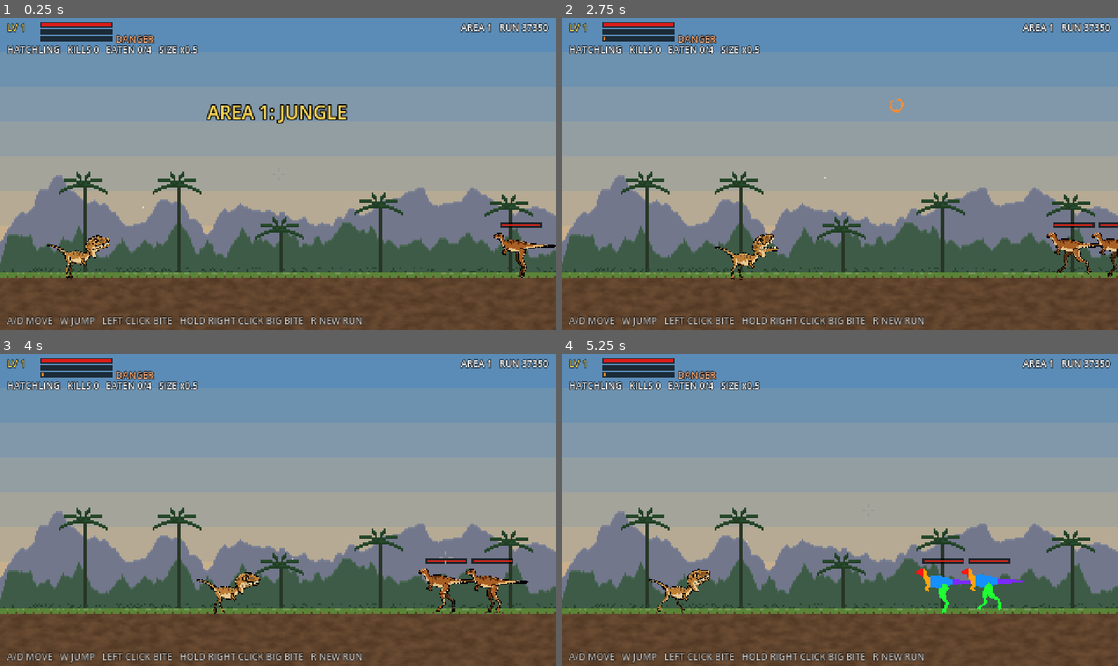
Above: before the commit, frames 1-4 (two rows, left to right).
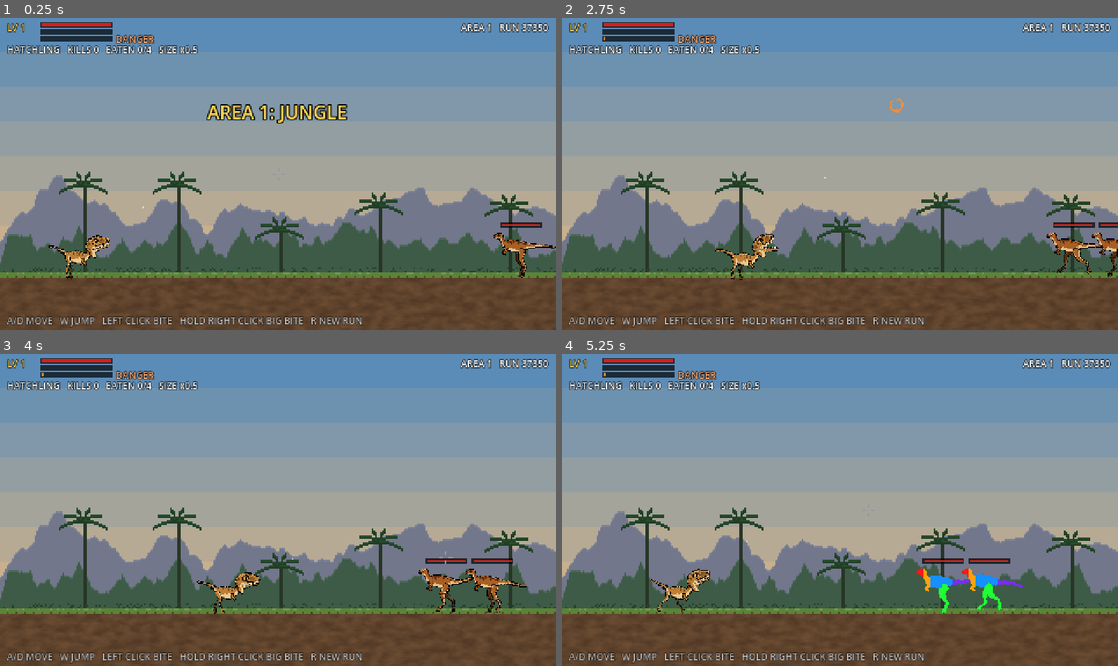
Above: after the commit, the same moments.

Repository: eflare17/Smashed-tv
Game: Godot game, scene res://main.tscn
Two runs of this game, one before a commit and one after it. Both use one fixed random seed, a clock stepped at 60 frames per second and the inputs below.
Inputs (mouse positions are in pixels of both pictures, inside the frame that each line leads up to):
- Up to frame 1 (0.25 s): no input
- Up to frame 2 (2.75 s): move the mouse to (962, 158) at 0.52 s; hold D (right) 0.53-1.25 s; hold Right mouse button (big) 0.53-1.25 s; tap W (jump) at 0.77, 1.07, 2.1 s; click (962, 158) at 0.8 s; drag from (728, 189) to (812, 236) at 1.27 s; tap Enter at 2 s; move the mouse to (895, 105) at 2.02 s; hold D (right) from 2.03 s (still down); hold Right mouse button (big) from 2.03 s (still down)
- Up to frame 3 (4 s): release D (right) at 2.75 s; release Right mouse button (big) at 2.75 s; drag from (250, 572) to (111, 463) at 2.77 s; move the mouse to (444, 556) at 3.52 s; hold A (left) from 3.53 s (still down); click (444, 556) at 3.6 s; tap W (jump) at 3.77, 3.8 s
- Up to frame 4 (5.25 s): tap W (jump) at 4.07 s; tap F3 (zones) at 4.15 s; release A (left) at 4.25 s; drag from (673, 463) to (756, 432) at 4.27 s; move the mouse to (867, 510) at 5.02 s; hold A (left) from 5.03 s (still down); tap 2 (pick2) at 5.1 s

The runs differ from the first frame. In frame 1, less than 0.1% of the frame differs, in the area x 8-100%, y 72-76%; in frame 2, less than 0.1%; in frame 3, 0.1%, in the area x 35-95%, y 71-76%; in frame 4, less than 0.1%.

Commit message:
Dino: bendy wagging tails on every creature, no new art
scripts/tail.gd cuts the body's TAIL zone into up to four chained pieces (by distance along the tail, so curled
tails cut across); Dino.wag swings them in a wave, slow standing, quicker moving. Each piece tucks a copy of
the joint under itself so bending leaves no gap. Bites tear the pieces; biting through a joint drops the rest.
Three new checks in test_bite.gd.

Co-Authored-By: Claude Opus 5.5 <noreply@anthropic.com>

Diff:
--- a/dino/scripts/dino.gd
+++ b/dino/scripts/dino.gd
@@ -5,6 +5,7 @@
 ## brains; the scene root steps them (step) so hit-stop can freeze everything at once.
 
 const DinoArt := preload("dino_art.gd")
+const Tail := preload("tail.gd")
 
 const GRAVITY := 520.0
 ## Legs bitten away slow a creature down to this fraction of its speed; under CRIPPLED_UNDER of its legs it can't
@@ -22,6 +23,10 @@
 var jaw: PixelPart
 ## Wings (flyers), flapped by their owner.
 var wings: Array[PixelPart] = []
+## The tail's pieces, base first (Tail.split), each hanging on the one before.
+var tails: Array[PixelPart] = []
+## The wag's clock: it runs faster on the move.
+var tail_t := 0.0
 ## [part, swing phase offset]
 var legs: Array = []
 var facing := 1.0
@@ -45,6 +50,7 @@
 var _named := {}
 
 func build(art: Dictionary) -> void:
+	art = Tail.split(art)
 	add_child(rig)
 	height = art.height
 	# imported sprites keep their own pixel size and the rig is scaled to the game's
@@ -76,6 +82,11 @@
 			wings.append(part)
 		if p.has("leg"):
 			legs.append([part, p.leg])
+		if p.has("tail"):
+			tails.append(part)
+			part.set_meta("tail", p.tail)
+			# under the piece in front (it copies a little of it, to fill the joint when it bends)
+			part.show_behind_parent = true
 		if p.has("jaw_k"):
 			jaw_k = p.jaw_k
 		if p.has("tip"):
@@ -112,6 +123,7 @@
 	parts.clear()
 	legs.clear()
 	wings.clear()
+	tails.clear()
 	_named.clear()
 	body = null
 	head = null
@@ -149,8 +161,18 @@
 		var swing := 0.55 - limp * 0.35
 		part.rotation = sin(walk_phase + l[1]) * swing if on_ground else (0.5 if l[1] == 0.0 else -0.3)
 	body.position.y = body.get_meta("y0") - absf(sin(walk_phase)) * 1.0 + limp * 3.0 + (maxf(0.0, sin(walk_phase)) * limp * 2.0)
+	wag(delta, 1.0 if moving else 0.0)
 	(rig.material as ShaderMaterial).set_shader_parameter("flash", 0.85 if flash > 0.0 else 0.0)
 	flash -= delta
+
+## The tail swings up and down in a wave that runs from the base to the tip, each piece a little behind the one
+## before, so it bends instead of swinging stiff. `pace` 0 is a slow idle sway, 1 the quicker swish on the move.
+## PLACEHOLDER numbers.
+func wag(delta: float, pace: float) -> void:
+	tail_t += delta * lerpf(2.2, 6.0, pace)
+	var amp := lerpf(0.06, 0.1, pace)
+	for i in tails.size():
+		tails[i].rotation = sin(tail_t - i * 0.9) * amp * (1.0 + i * 0.35)
 
 ## How much of its legs it still has, 0..1.
 func legs_left() -> float:
@@ -203,7 +225,9 @@
 			continue
 		var at: Array = part.get_meta("attach")
 		var host: PixelPart = _named[at[0]]
-		if not host.holds(at[1], 2) or host.pixels_left() == 0:
+		# a tail piece also comes off when its own end at the joint is bitten through
+		var cut_off := part.has_meta("tail") and not part.holds(-part.offset, 2)
+		if not host.holds(at[1], 2) or host.pixels_left() == 0 or cut_off:
 			for p: PixelPart in [part] + _children(part):
 				var isl := p.detach()
 				if not isl.is_empty():
@@ -212,11 +236,13 @@
 						out.zones[z] += isl.zones[z]
 	return out
 
+## Every part hanging on `part`, all the way down (a jaw on a head, the rest of a tail).
 func _children(part: PixelPart) -> Array:
 	var out: Array = []
 	for c in part.get_children():
 		if c is PixelPart:
 			out.append(c)
+			out.append_array(_children(c))
 	return out
 
 func zone_fraction(z: int) -> float:
--- /dev/null
+++ b/dino/scripts/tail.gd
@@ -0,0 +1,160 @@
+extends RefCounted
+## Cuts the tail off a body picture into a chain of short pieces, so the tail can bend and wag (Dino.animate).
+## Works on any rig, the code-drawn placeholders and the imported sprites alike: the tail is whatever the body's
+## zone map calls TAIL. The pieces follow the tail's own shape (by distance along it from where it joins the
+## body), so a curled tail is cut across, not in upright strips. Each piece is a PixelPart hanging on the one
+## before it (the first on the body), so bites tear it like anything else and biting through a joint drops the
+## rest of the tail.
+
+const DinoArt := preload("dino_art.gd")
+
+## Tail pixels per piece (in the body picture's own pixels), and the most pieces a tail is cut into.
+const PIECE_LEN := 7.0
+const MAX_PIECES := 4
+## Tails smaller than this stay part of the body.
+const MIN_PIXELS := 20
+## How many pixels of the piece in front each piece copies underneath itself.
+const OVERLAP := 2.0
+
+## `art` with its body's tail cut into pieces ("tail0", "tail1"... each with "tail": its place in the chain).
+## The body picture and zones are copied first (the loader caches them), and `art` itself is left alone.
+static func split(art: Dictionary) -> Dictionary:
+	var b: Dictionary = {}
+	for p: Dictionary in art.parts:
+		if p.name == "body":
+			b = p
+	if b.is_empty():
+		return art
+	var src: Image = b.image
+	var zsrc: PackedByteArray = b.zones
+	var img: Image = src.duplicate()
+	var zones: PackedByteArray = zsrc.duplicate()
+	var w := img.get_width()
+	var h := img.get_height()
+	var solid := func(i: int) -> bool: return img.get_pixel(i % w, i / w).a > 0.0
+	# where the tail joins the body: tail pixels touching something that isn't tail
+	var dist := PackedFloat32Array()
+	dist.resize(w * h)
+	dist.fill(-1.0)
+	var queue := PackedInt32Array()
+	var tail_n := 0
+	var base := Vector2.ZERO
+	for i in w * h:
+		if zones[i] != DinoArt.TAIL or not solid.call(i):
+			continue
+		tail_n += 1
+		for n in _around(i, w, h):
+			if zones[n] != DinoArt.TAIL and solid.call(n):
+				dist[i] = 0.0
+				queue.append(i)
+				base += Vector2(i % w, i / w)
+				break
+	if tail_n < MIN_PIXELS or queue.is_empty():
+		return art
+	base /= queue.size()
+	# distance along the tail from there
+	var head := 0
+	var far := 0.0
+	while head < queue.size():
+		var i := queue[head]
+		head += 1
+		for n in _around(i, w, h):
+			if dist[n] < 0.0 and zones[n] == DinoArt.TAIL and solid.call(n):
+				dist[n] = dist[i] + 1.0
+				far = maxf(far, dist[n])
+				queue.append(n)
+	# the body's pixels round the tail's base (the first piece copies them underneath itself)
+	var near_base := PackedByteArray()
+	near_base.resize(w * h)
+	var r := int(OVERLAP)
+	for i in w * h:
+		if dist[i] != 0.0:
+			continue
+		for dy in range(-r, r + 1):
+			for dx in range(-r, r + 1):
+				var x := i % w + dx
+				var y := i / w + dy
+				if x >= 0 and y >= 0 and x < w and y < h and zsrc[y * w + x] != DinoArt.TAIL and solid.call(y * w + x):
+					near_base[y * w + x] = 1
+	var count := clampi(roundi(far / PIECE_LEN), 1, MAX_PIECES)
+	var step := (far + 1.0) / count
+	var out: Array = []
+	for p: Dictionary in art.parts:
+		if p.name != "body":
+			out.append(p)
+	var body := b.duplicate()
+	body.image = img
+	body.zones = zones
+	out.insert(0, body)
+	var joint := base
+	var host := "body"
+	var host_joint: Vector2 = b.pivot
+	for k in count:
+		var lo := k * step
+		var hi := (k + 1) * step
+		var px := PackedInt32Array()
+		# a copy of the last OVERLAP pixels of the piece before (or of the body round the tail's base), tucked
+		# underneath it, so bending never opens a gap at the joint. Bites carve every part under them, so the copy
+		# gets bitten along with the original.
+		var under := PackedInt32Array()
+		var ring := Vector2.ZERO
+		var ring_n := 0
+		var x0 := w
+		var y0 := h
+		var x1 := 0
+		var y1 := 0
+		for i in w * h:
+			var own := dist[i] >= lo and dist[i] < hi
+			var tucked := dist[i] >= lo - OVERLAP and dist[i] < lo if k > 0 else near_base[i] == 1
+			if not own and not tucked:
+				continue
+			(px if own else under).append(i)
+			x0 = mini(x0, i % w)
+			x1 = maxi(x1, i % w)
+			y0 = mini(y0, i / w)
+			y1 = maxi(y1, i / w)
+			if own and dist[i] < lo + 1.0:
+				ring += Vector2(i % w, i / w)
+				ring_n += 1
+		if px.is_empty():
+			break
+		# each piece turns about the middle of its first row of pixels, where it meets the one before
+		if k > 0 and ring_n > 0:
+			joint = ring / ring_n
+		var pw := x1 - x0 + 1
+		var piece := Image.create(pw, y1 - y0 + 1, false, Image.FORMAT_RGBA8)
+		var pz := PackedByteArray()
+		pz.resize(pw * piece.get_height())
+		var anchors := PackedInt32Array()
+		for i in under:
+			piece.set_pixel(i % w - x0, i / w - y0, src.get_pixel(i % w, i / w))
+			pz[(i / w - y0) * pw + (i % w - x0)] = zsrc[i]
+		for i in px:
+			var j := (i / w - y0) * pw + (i % w - x0)
+			piece.set_pixel(i % w - x0, i / w - y0, src.get_pixel(i % w, i / w))
+			pz[j] = DinoArt.TAIL
+			if dist[i] < lo + 2.0:
+				anchors.append(j)
+			img.set_pixel(i % w, i / w, Color(0, 0, 0, 0))
+			zones[i] = DinoArt.NONE
+		var pname := "tail%d" % k
+		# drawn behind the piece it hangs on (Dino.build: show_behind_parent), so the tucked copy stays hidden
+		out.append({"name": pname, "image": piece, "zones": pz, "pivot": joint - Vector2(x0, y0) + Vector2(0.5, 0.5),
+				"pos": joint - host_joint + (Vector2(0.5, 0.5) if host == "body" else Vector2.ZERO), "anchors": anchors,
+				"z": 0, "parent": host, "tail": k})
+		host = pname
+		host_joint = joint
+	var copy := art.duplicate()
+	copy.parts = out
+	return copy
+
+## The 8 pixels around `i` that are inside the picture.
+static func _around(i: int, w: int, h: int) -> PackedInt32Array:
+	var out := PackedInt32Array()
+	var x := i % w
+	var y := i / w
+	for dy in range(-1, 2):
+		for dx in range(-1, 2):
+			if (dx != 0 or dy != 0) and x + dx >= 0 and y + dy >= 0 and x + dx < w and y + dy < h:
+				out.append((y + dy) * w + x + dx)
+	return out
--- a/dino/tests/test_bite.gd
+++ b/dino/tests/test_bite.gd
@@ -99,6 +99,49 @@
 			break
 		hip += Vector2(0, 1)
 	_check("leg comes off at the hip", off)
+
+	# the tail is cut into pieces that bend and wag, on every kind of creature
+	var cast := {"grazer": main.spawn_prey(1200.0), "runner": main.spawn_prey(1300.0, Prey.RUNNER),
+			"hunter": main.spawn_hunter(1400.0), "charger": main._spawn_herd_kind(Area.HERD_CHARGER, 1500.0),
+			"pterodactyl": main.spawn_flyer(1600.0), "player": main.player}
+	var counts := []
+	var all_cut := true
+	for k: String in cast:
+		var c: Dino = cast[k]
+		counts.append("%s %d" % [k, c.tails.size()])
+		if c.tails.size() < 2 and k != "pterodactyl":
+			all_cut = false
+	_check("every tail is cut into pieces", all_cut, ", ".join(counts))
+	var p4: Prey = cast.grazer
+	var tip: PixelPart = p4.tails[p4.tails.size() - 1]
+	var swings := {}
+	for f in 40:
+		await process_frame
+		swings[snappedf(tip.rotation, 0.01)] = true
+	_check("the tail wags", swings.size() > 5, "%d different angles" % swings.size())
+	var tail_px := 0
+	for t in p4.tails:
+		tail_px += t.pixels_left()
+	var dropped := 0
+	var base_at: Vector2 = p4.tails[0].to_world(-p4.tails[0].offset)
+	for k in 8:
+		var res4: Dictionary = p4.bite(base_at, 4.5, rng)
+		for isl: Dictionary in res4.islands:
+			dropped += isl.zones[DinoArt.TAIL]
+		var left := 0
+		for t in p4.tails:
+			left += t.pixels_left()
+		if left == 0:
+			break
+	var gone := 0
+	for t in p4.tails:
+		gone += t.pixels_left()
+	_check("biting through the base drops the whole tail", gone == 0 and dropped > tail_px / 2,
+			"%d of %d tail pixels fell off" % [dropped, tail_px])
+	for k: String in cast:
+		if k != "player":
+			(cast[k] as Node).queue_free()
+			main.creatures.erase(cast[k])
 
 	# the teeth meet exactly where you clicked: real bites through the player, at spots all over a prey
 	var pl: Player = main.player
Not shown, added: dino/scripts/tail.gd.uid
Not shown, changed: dino/PLAN.md
